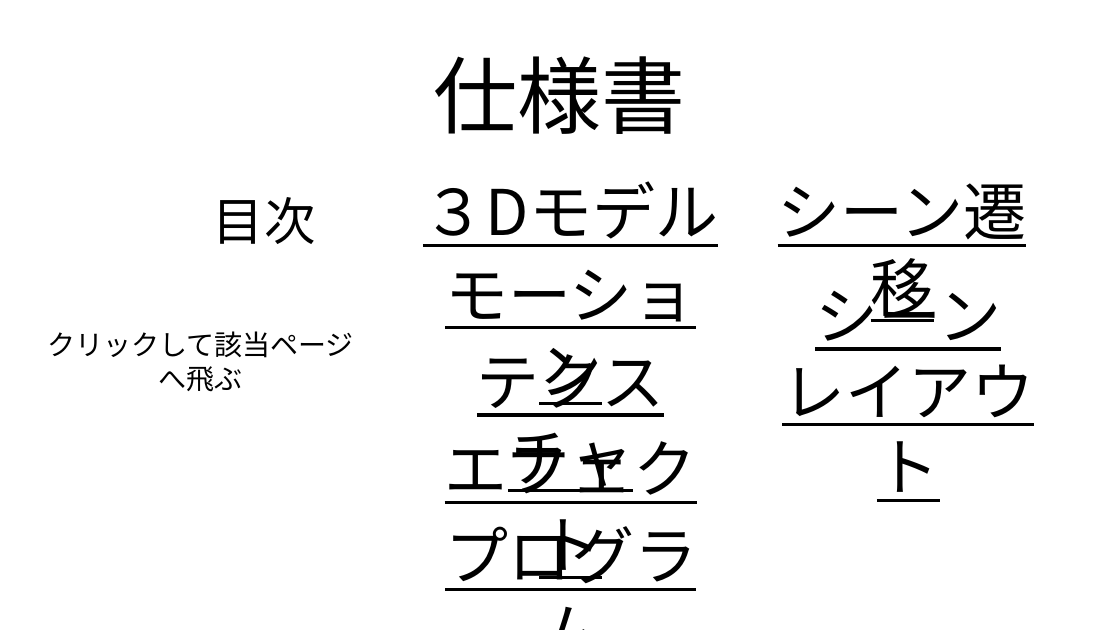
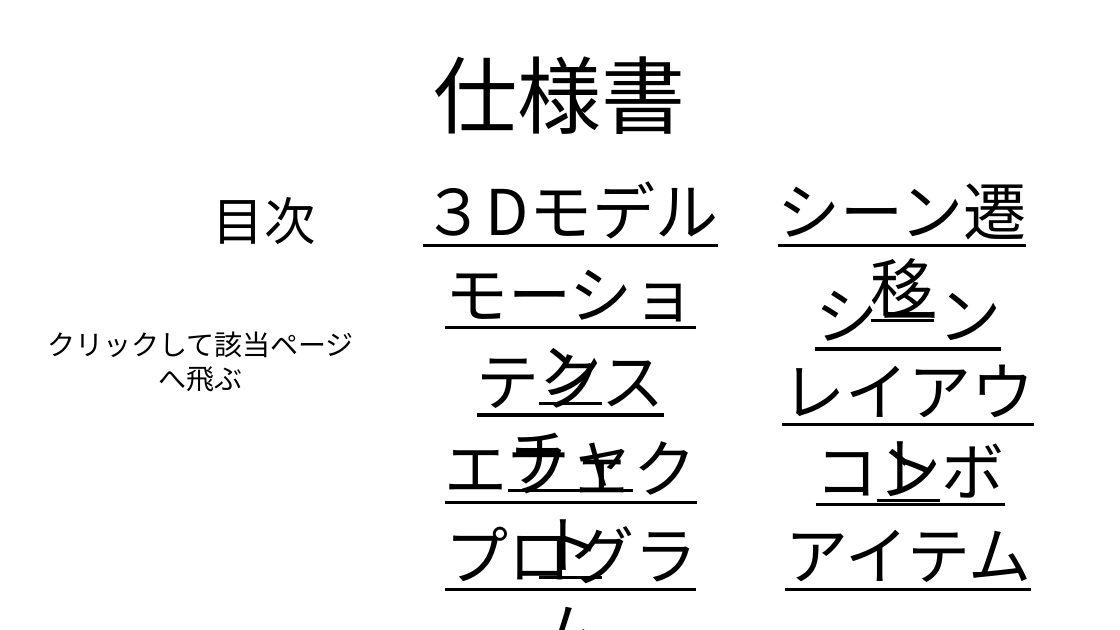
Before and after one commit to HatoriTaichi/mini_game, a slide deck: slide 2 of 仕様書/仕様書.pptx. Drawn at 1120x630 pixels with LibreOffice and Linux fonts; fonts in the diff are those of the drawing. Boxes give left, top, right and bottom in pixels: in the first picture for what was removed or moved away, otherwise in the second. Text is boxed around its words. In the diff, an @@ line names an element or a change of style, - is before the commit and + after.

```diff
--- a/仕様書/仕様書.pptx
+++ b/仕様書/仕様書.pptx
@@ text added at (x1=816, y1=441, x2=1005, y2=506), 54 pt, text #000000, underline @@
+コンボ
@@ text added at (x1=785, y1=530, x2=1031, y2=591), 54 pt, text #000000, underline @@
+アイテム
```
Also in this commit, not shown: 7 other slides changed, 6 slides added, 1 slide removed, 1 other file.
